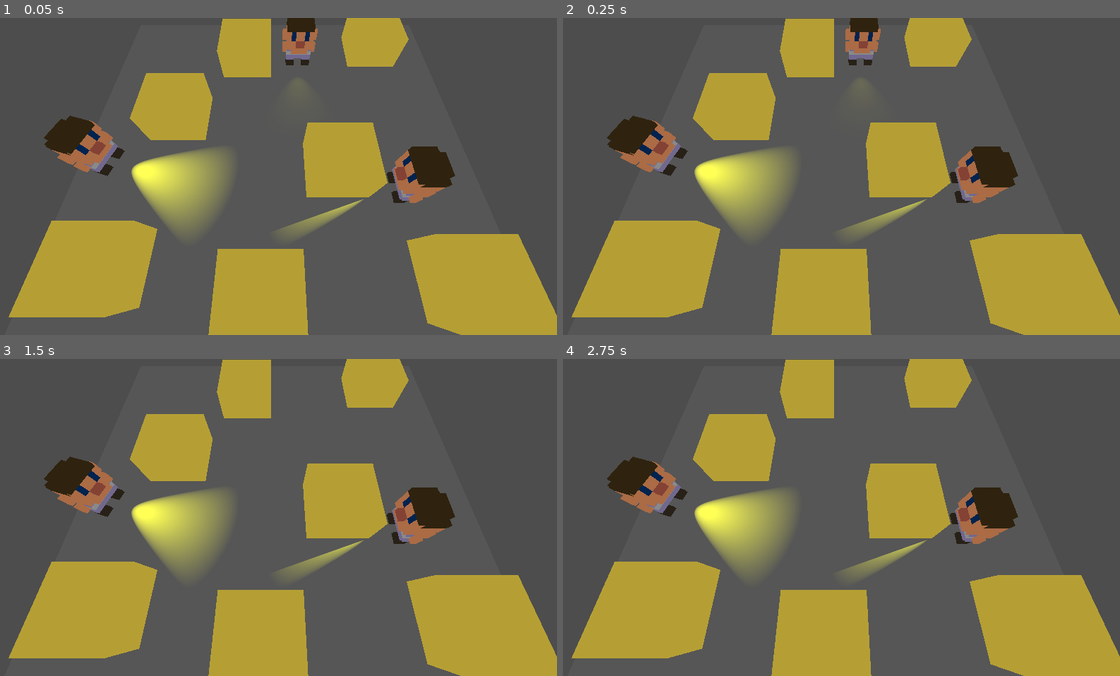
Above: before the commit, frames 1-4 (two rows, left to right).
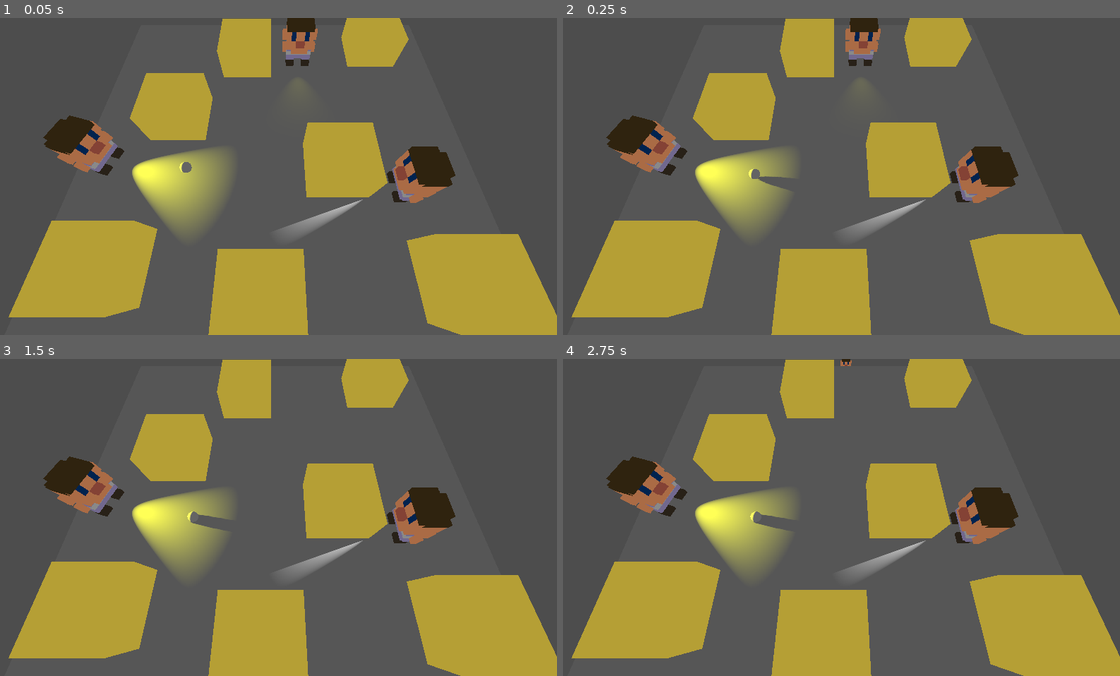
Above: after the commit, the same moments.

Repository: grandeisa/GGJ-2026
Game: Godot game, scene res://node/test_scene.tscn
Two runs of this game, one before a commit and one after it. Both use one fixed random seed, a clock stepped at 60 frames per second and the inputs below.
Inputs:
- Up to frame 1 (0.05 s): no input
- Up to frame 2 (0.25 s): no input
- Up to frame 3 (1.5 s): tap Enter at 1.25 s
- Up to frame 4 (2.75 s): tap Space at 2 s

The runs differ from the first frame. In frame 1, 0.6% of the frame differs, in the area x 7-82%, y 7-69%; in frame 2, 0.7%; in frame 3, 0.8%; in frame 4, 0.8%, in the area x 7-82%, y 0-69%.

Commit message:
Add detectable objects

Diff:
--- a/node/enemy.tscn
+++ b/node/enemy.tscn
@@ -11,7 +11,6 @@
 radius = 1.11
 
 [node name="Enemy" type="CharacterBody3D" unique_id=255802474]
-motion_mode = 1
 script = ExtResource("1_1vtfq")
 
 [node name="MeshInstance3D" type="MeshInstance3D" parent="." unique_id=953722308]
--- a/node/player.tscn
+++ b/node/player.tscn
@@ -12,7 +12,6 @@
 height = 1.081543
 
 [node name="Player" type="CharacterBody3D" unique_id=255802474]
-motion_mode = 1
 script = ExtResource("1_1n1oq")
 bash_velocity = 30.0
 bash_duration = 0.35
--- a/node/test_scene.tscn
+++ b/node/test_scene.tscn
@@ -3,6 +3,7 @@
 [ext_resource type="PackedScene" uid="uid://c71la4alo7ki1" path="res://node/player.tscn" id="1_dud2x"]
 [ext_resource type="PackedScene" uid="uid://gmbmcm4il4nw" path="res://node/test_map.tscn" id="2_qfgip"]
 [ext_resource type="PackedScene" uid="uid://cvwekly5f6bwj" path="res://node/enemy.tscn" id="3_4sl5o"]
+[ext_resource type="PackedScene" uid="uid://bdvl2rhle25f0" path="res://node/throwable.tscn" id="4_uam1e"]
 
 [sub_resource type="Environment" id="Environment_qfgip"]
 background_mode = 2
@@ -27,3 +28,6 @@
 
 [node name="Enemy2" parent="." unique_id=593822985 instance=ExtResource("3_4sl5o")]
 transform = Transform3D(0.28394836, 0, 0.9588396, 0, 1, 0, -0.9588396, 0, 0.28394836, -3.3510466, 0.1, 0.6432457)
+
+[node name="Throwable" parent="." unique_id=108535842 instance=ExtResource("4_uam1e")]
+transform = Transform3D(1, 0, 0, 0, 1, 0, 0, 0, 1, -1.5934471, 0.5670419, 1)
--- /dev/null
+++ b/node/throwable.tscn
@@ -0,0 +1,19 @@
+[gd_scene format=3 uid="uid://bdvl2rhle25f0"]
+
+[ext_resource type="Script" uid="uid://caycba5ev6fbb" path="res://scripts/throwable.gd" id="1_lrfbq"]
+
+[sub_resource type="SphereMesh" id="SphereMesh_0qpm8"]
+radius = 0.1
+height = 0.2
+
+[sub_resource type="SphereShape3D" id="SphereShape3D_lrfbq"]
+radius = 0.1
+
+[node name="Throwable" type="RigidBody3D" unique_id=108535842]
+script = ExtResource("1_lrfbq")
+
+[node name="MeshInstance3D" type="MeshInstance3D" parent="." unique_id=2099273949]
+mesh = SubResource("SphereMesh_0qpm8")
+
+[node name="CollisionShape3D" type="CollisionShape3D" parent="." unique_id=512517404]
+shape = SubResource("SphereShape3D_lrfbq")
--- a/scripts/enemy/enemy.gd
+++ b/scripts/enemy/enemy.gd
@@ -1,21 +1,30 @@
 extends CharacterBody3D
 
-@export var default_light_color: Color = Color.YELLOW
+@export var default_light_color: Color = Color.WHITE
+@export var wary_light_color: Color = Color.YELLOW
 @export var chase_light_color: Color = Color.RED
 
 @onready var light: SpotLight3D = $SpotLight3D
 @onready var view_area: Area3D = $Area3D
 
-var target: Player = null
+var target: Node3D = null
 
 func _process(_delta: float) -> void:
 	if target:
-		light.light_color = chase_light_color
+		if target is Player:
+			light.light_color = chase_light_color
+		if target is Throwable:
+			light.light_color = wary_light_color
 	else:
 		light.light_color = default_light_color
 
 func _physics_process(delta: float) -> void:
 	handle_view()
+
+	if not is_on_floor():
+		velocity += get_gravity() * delta
+
+	move_and_slide()
 
 
 func handle_view() -> void:
@@ -27,12 +36,12 @@
 		query = PhysicsRayQueryParameters3D.create(global_position, target.global_position)
 		result = space_state.intersect_ray(query)
 
-		if result and view_area.overlaps_body(target):
+		if result and view_area.overlaps_body(target) and target is Player:
 			return
 
-	var new_target: Player = null
+	var new_target: Node3D = null
 	for body in view_area.get_overlapping_bodies():
-		if body is Player:
+		if body is Player or body is Throwable:
 			query = PhysicsRayQueryParameters3D.create(global_position, body.global_position)
 			result = space_state.intersect_ray(query)
 
--- a/scripts/player.gd
+++ b/scripts/player.gd
@@ -9,3 +9,7 @@
 @onready var input: PlayerInput = $PlayerInput
 
 var direction: Vector2 = Vector2.UP
+
+func _physics_process(delta: float) -> void:
+	if not is_on_floor():
+		velocity += get_gravity() * delta
--- /dev/null
+++ b/scripts/throwable.gd
@@ -0,0 +1,2 @@
+class_name Throwable
+extends RigidBody3D
Not shown, added: scripts/throwable.gd.uid
